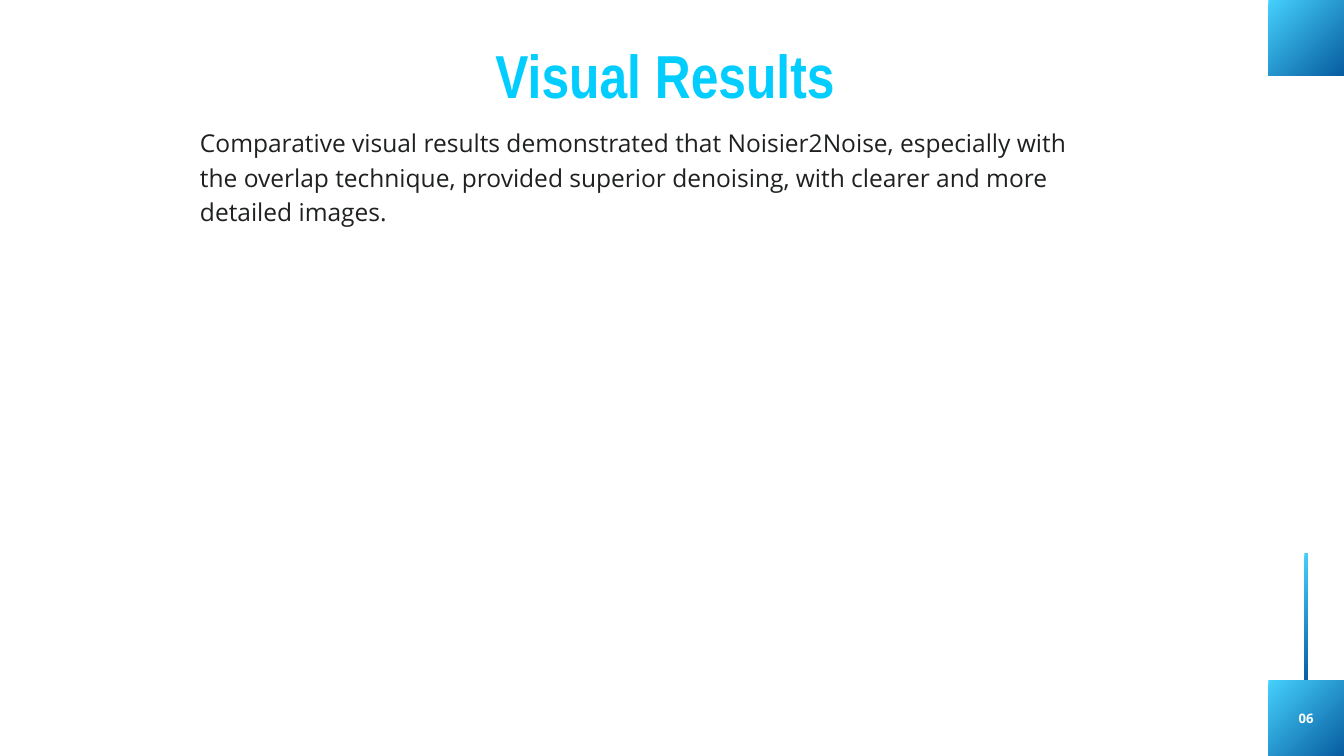
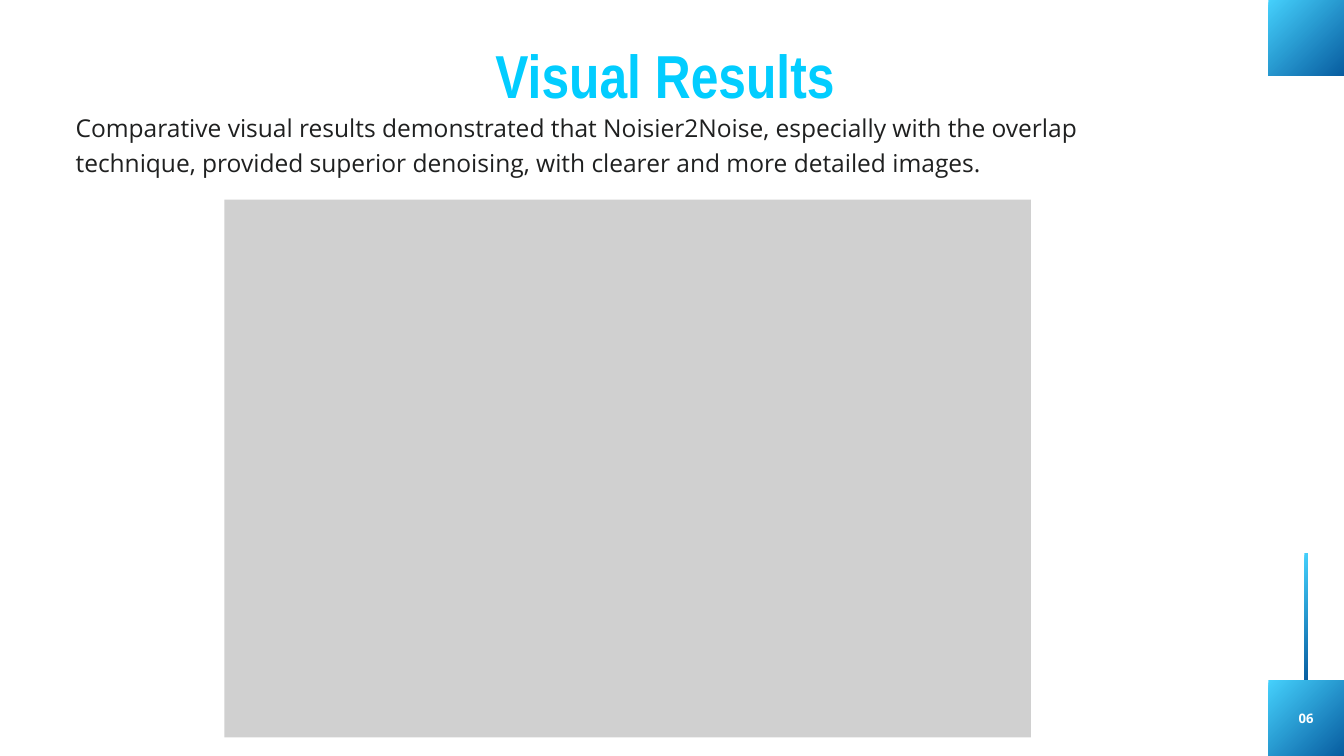
Before and after one commit to YanivHajaj/BIU-Final-Project-Learning-to-Denoise-from-Unpaired-Noisy-Data, a slide deck: slide 6 of Noisier2Noise.pptx. Drawn at 1344x756 pixels with LibreOffice and Linux fonts; fonts in the diff are those of the drawing; grey boxes stand for pictures. Boxes give left, top, right and bottom in pixels: in the first picture for what was removed or moved away, otherwise in the second. Text is boxed around its words. In the diff, an @@ line names an element or a change of style, - is before the commit and + after.

```diff
--- a/Noisier2Noise.pptx
+++ b/Noisier2Noise.pptx
@@ text "Comparative visual results demonstrated that ..." rewrapped from [200, 133, 1066, 227] to [76, 118, 1077, 178] @@
@@ picture added at [224, 200, 1031, 737] @@
```
Also in this commit, not shown: 1 other file.
